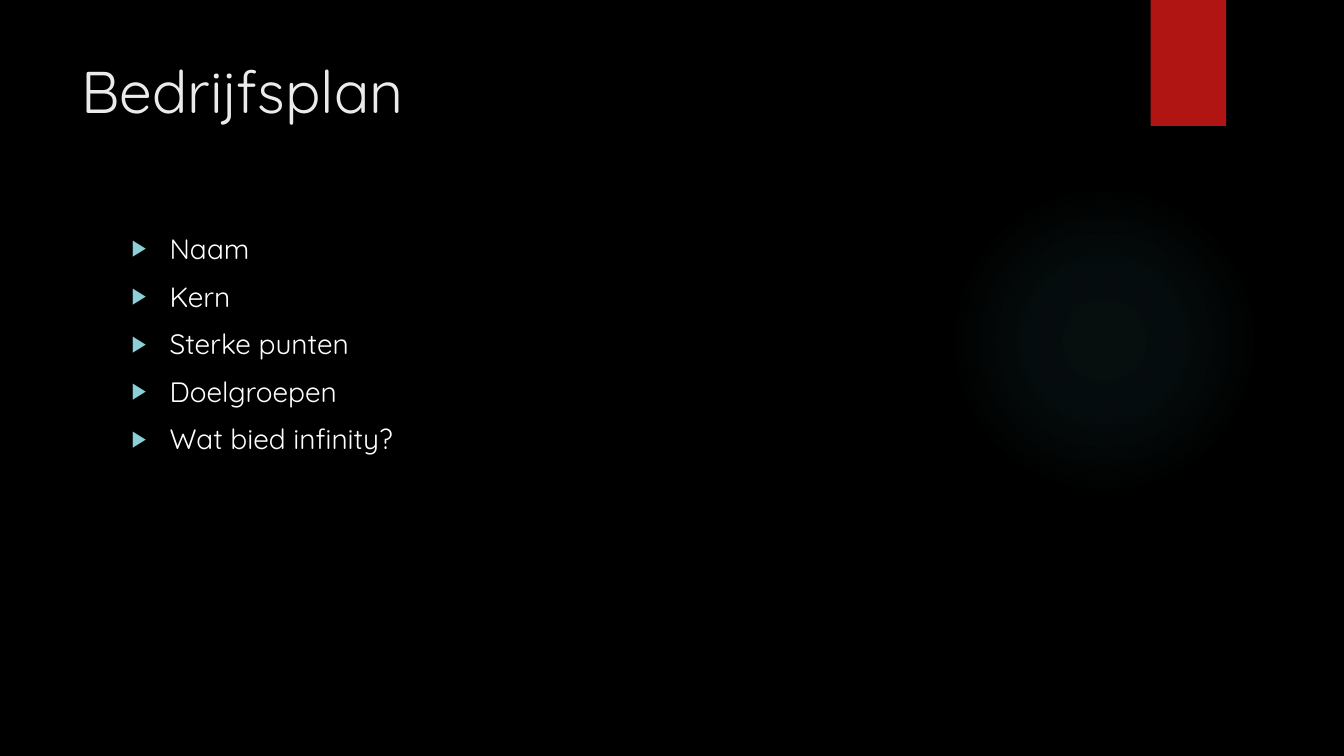
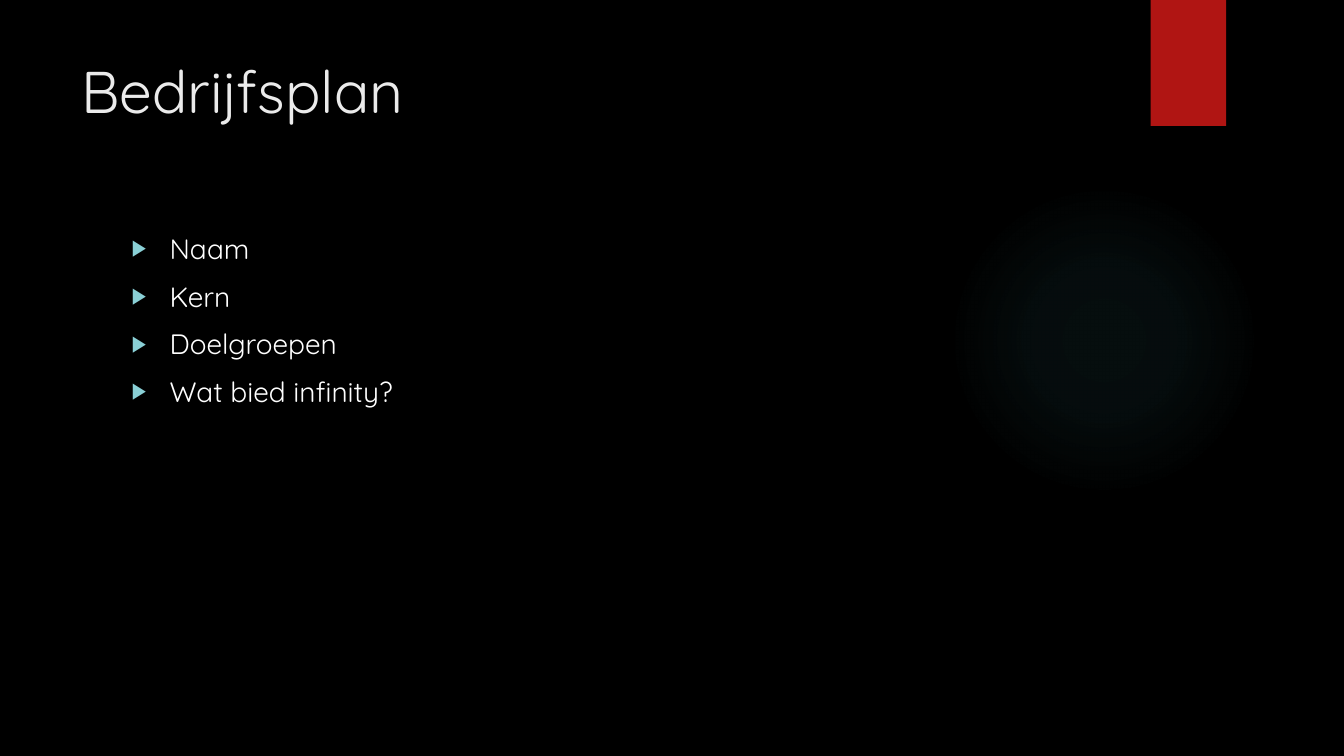
Before and after one commit to ThomasVlekkeDeltion/School-project-periode-2, a slide deck: slide 4 of Source/INFINITY-Presentatie.pptx. Drawn at 1344x756 pixels with LibreOffice and Linux fonts; fonts in the diff are those of the drawing; background and template pictures are left out. Boxes give left, top, right and bottom in pixels: in the first picture for what was removed or moved away, otherwise in the second. Text is boxed around its words. In the diff, an @@ line names an element or a change of style, - is before the commit and + after.

```diff
--- a/Source/INFINITY-Presentatie.pptx
+++ b/Source/INFINITY-Presentatie.pptx
@@ text at box(170, 333, 349, 360): paragraph removed @@
-▶ Sterke punten
```
Also in this commit, not shown: 4 other slides changed, 1 slide added, 1 slide removed, 1 other file.
